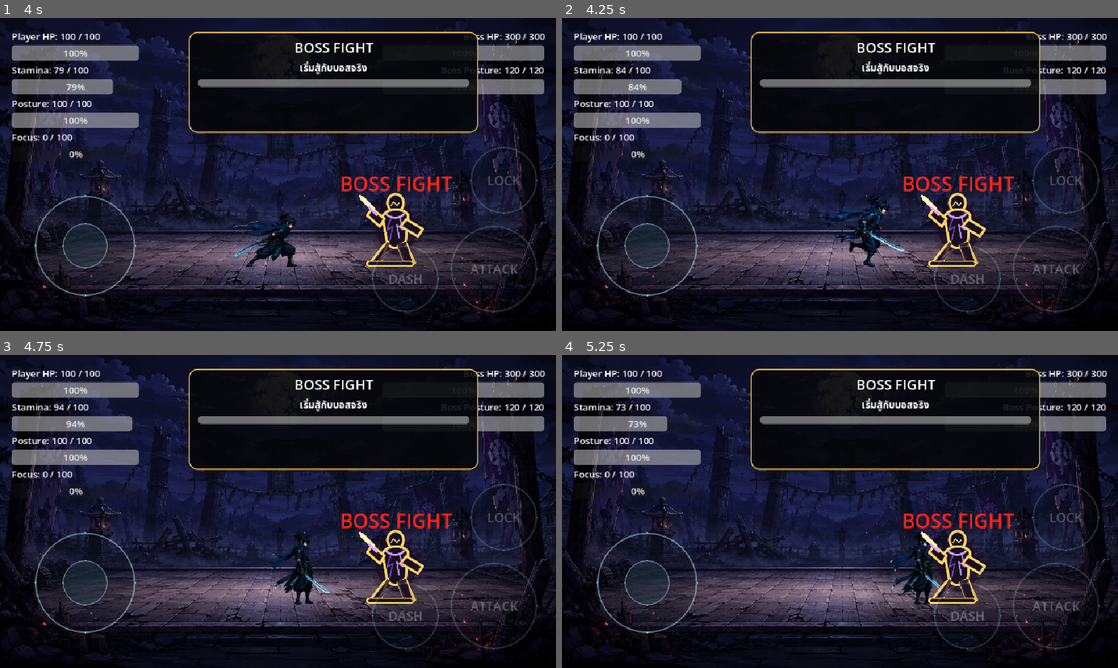
Above: before the commit, frames 1-4 (two rows, left to right).
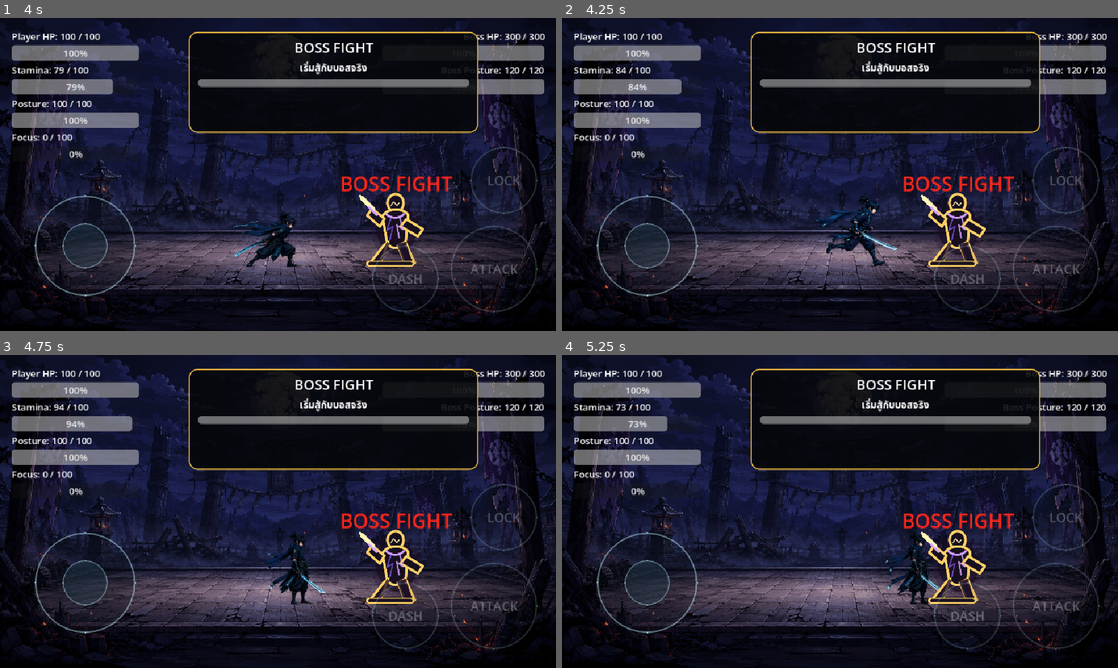
Above: after the commit, the same moments.

Repository: shanwinder/lastblade
Game: Godot game, scene res://scenes/main/BossBrokenMaster.tscn
Same seed, same stepped clock (60 frames per second), same inputs: the game is played once before the commit and once after it.
Inputs (mouse positions are in pixels of both pictures, inside the frame that each line leads up to):
- Up to frame 1 (4 s): click "START" at 0.5 s; click "SKIP" at 1.25 s; click "SKIP" at 2 s; click "ATTACK" at 2.75 s; tap Enter at 3.5 s; move the mouse to (400, 158) at 3.52 s; hold Right (ui_right) from 3.53 s (still down); tap A (attack) at 3.6 s; click (400, 158) at 3.67 s; tap S (dash) at 3.8 s
- Up to frame 2 (4.25 s): keep holding Right (ui_right)
- Up to frame 3 (4.75 s): release Right (ui_right) at 4.25 s; drag from (166, 527) to (328, 567) at 4.27 s
- Up to frame 4 (5.25 s): click "DASH" at 5 s

Frame 1 is identical in both runs. In frame 2, 1.1% of the frame differs, in the area x 45-62%, y 56-80%; in frame 3, 0.7%; in frame 4, 0.7%.

Commit message:
Implement 3-hit combo attack system
Add a 3-hit combo attack system with separate balance values for each hit (damage, stamina cost, active/recovery times). Features include input buffering, combo chaining window, and proper cancellation on grab, knockback, and posture break. Support unique animations and VFX for each combo step. The system is toggleable via combo_enabled export for easy rollback. Includes new attack_2 and attack_3 sprite frame sets.

Diff:
--- a/last-blade-trial/boss_grab_balance_manager.gd
+++ b/last-blade-trial/boss_grab_balance_manager.gd
@@ -502,6 +502,8 @@
 		return
 
 	player_was_physics_processing_before_grab = player.is_physics_processing()
+	if player.has_method("cancel_combo"):
+		player.call("cancel_combo", "grab")
 	player.set("is_attacking", false)
 	player.set("is_dashing", false)
 	player.set("is_parrying", false)
--- a/last-blade-trial/player.gd
+++ b/last-blade-trial/player.gd
@@ -50,6 +50,26 @@
 # Stamina ที่ใช้เมื่อโจมตีหนึ่งครั้ง
 @export var attack_stamina_cost: float = 18.0
 
+# เปิด/ปิดระบบ 3-hit combo เพื่อ rollback กลับเป็นโจมตีเดี่ยวเดิมได้ทันที
+@export var combo_enabled: bool = true
+
+# ค่าบาลานซ์ของแต่ละ hit ในคอมโบ
+@export var combo_hit_1_damage: int = 10
+@export var combo_hit_2_damage: int = 12
+@export var combo_hit_3_damage: int = 18
+@export var combo_hit_1_stamina_cost: float = 18.0
+@export var combo_hit_2_stamina_cost: float = 18.0
+@export var combo_hit_3_stamina_cost: float = 26.0
+@export var combo_hit_1_active_time: float = 0.17
+@export var combo_hit_2_active_time: float = 0.18
+@export var combo_hit_3_active_time: float = 0.22
+@export var combo_hit_1_recovery_time: float = 0.22
+@export var combo_hit_2_recovery_time: float = 0.28
+@export var combo_hit_3_recovery_time: float = 0.78
+@export var combo_chain_window: float = 0.35
+@export var combo_early_input_buffer_time: float = 0.12
+@export var combo_debug_print: bool = true
+
 # Stamina ที่ใช้เมื่อ Dash หนึ่งครั้ง
 @export var dash_stamina_cost: float = 30.0
 
@@ -305,6 +325,16 @@
 # ใช้เก็บรายชื่อเป้าหมายที่โดนโจมตีไปแล้วในการฟันครั้งนี้
 # ป้องกันไม่ให้เป้าหมายตัวเดิมโดนดาเมจซ้ำจากการโจมตีครั้งเดียว
 var hit_targets: Array = []
+
+# สถานะของระบบ 3-hit combo
+var combo_step: int = 0
+var queued_combo_step: int = 0
+var combo_input_buffered: bool = false
+var combo_input_window_open: bool = false
+var is_combo_recovering: bool = false
+var combo_sequence_id: int = 0
+var current_combo_step_for_damage: int = 0
+var last_combo_input_msec: int = -999999
 
 # ใช้เช็กว่าเคยแจ้งเตือน Focus เต็มแล้วหรือยัง
 # ป้องกันไม่ให้ print ซ้ำทุกครั้งที่ Focus เปลี่ยน
@@ -473,8 +503,9 @@
 	elif direction != 0.0 and not is_attacking:
 		set_facing_direction(axis_direction)
 
-	# ถ้ากดปุ่ม attack และตอนนี้ไม่ได้ทำ action อื่น ให้โจมตี
-	if Input.is_action_just_pressed("attack") and not is_attacking and not is_dashing and not is_posture_broken:
+	# ถ้ากดปุ่ม attack ให้ส่งเข้า entry point ของระบบโจมตี
+	# ตอนว่างจะเริ่ม Hit 1 ส่วนตอนกำลังโจมตีจะพยายาม queue hit ถัดไปใน combo window
+	if Input.is_action_just_pressed("attack") and not is_dashing and not is_posture_broken:
 		attack()
 
 	# ถ้ากดปุ่ม dash และตอนนี้ไม่ได้ทำ action อื่น ให้ Dash
@@ -829,6 +860,7 @@
 	if is_posture_broken or is_dead:
 		return
 
+	cancel_combo("posture_break")
 	is_posture_broken = true
 	is_attacking = false
 	is_dashing = false
@@ -878,6 +910,15 @@
 
 
 func attack() -> void:
+	# entry point เดียวสำหรับระบบโจมตี เพื่อให้ปุ่มเดิมใช้ได้ทั้งโจมตีเดี่ยวและคอมโบ
+	if combo_enabled:
+		try_attack_input()
+		return
+
+	perform_legacy_attack()
+
+
+func perform_legacy_attack() -> void:
 	# ถ้า Stamina ไม่พอ ห้ามโจมตี และแจ้งบนจอทันที
 	if current_stamina < attack_stamina_cost:
 		print("Not enough stamina to attack. Stamina =", int(current_stamina))
@@ -914,6 +955,255 @@
 	is_attacking = false
 	if is_target_locked:
 		update_facing_to_locked_target()
+
+
+func try_attack_input() -> void:
+	# รับ input โจมตีจากทั้ง keyboard และ touch แล้วเลือกว่าจะเริ่มหรือ queue คอมโบ
+	if is_dead or is_dashing or is_posture_broken or is_knocked_back:
+		return
+
+	if is_attacking:
+		queue_next_combo_hit()
+		return
+
+	start_combo()
+
+
+func start_combo() -> void:
+	# เริ่มคอมโบจาก Hit 1 เมื่อ Player ว่างและมี stamina พอ
+	if current_stamina < get_combo_stamina_cost(1):
+		print("Not enough stamina to start combo. Stamina =", int(current_stamina))
+		show_stamina_insufficient_feedback()
+		return
+
+	combo_sequence_id += 1
+	combo_step = 0
+	queued_combo_step = 0
+	combo_input_buffered = false
+	combo_input_window_open = false
+	is_combo_recovering = false
+	current_combo_step_for_damage = 0
+
+	perform_combo_sequence(combo_sequence_id)
+
+
+func queue_next_combo_hit() -> void:
+	# Hit 3 ไม่มีท่าถัดไป และไม่รับ cancel ผ่านปุ่มโจมตี
+	if combo_step >= 3:
+		return
+
+	var next_step := combo_step + 1
+	if next_step < 2 or next_step > 3:
+		return
+
+	last_combo_input_msec = Time.get_ticks_msec()
+
+	if combo_input_window_open:
+		queued_combo_step = next_step
+		combo_input_buffered = false
+		if combo_debug_print:
+			print("Combo queued Hit", next_step)
+		return
+
+	# กดเร็วเกิน window ให้ buffer สั้น ๆ เพื่อให้ touch/mobile ไม่แข็งเกินไป
+	combo_input_buffered = true
+	if combo_debug_print:
+		print("Combo input buffered for Hit", next_step)
+
+
+func perform_combo_sequence(sequence_id: int) -> void:
+	var next_step := 1
+	while next_step >= 1 and next_step <= 3:
+		var performed_step: int = next_step
+		next_step = await perform_combo_hit(performed_step, sequence_id)
+		if not is_combo_sequence_current(sequence_id):
+			return
+
+	finish_combo(sequence_id)
+
+
+func perform_combo_hit(step: int, sequence_id: int) -> int:
+	if not can_continue_combo_sequence(sequence_id):
+		return 0
+
+	var stamina_cost := get_combo_stamina_cost(step)
+	if current_stamina < stamina_cost:
+		print("Not enough stamina for combo Hit", step, ". Stamina =", int(current_stamina))
+		show_stamina_insufficient_feedback()
+		return 0
+
+	current_stamina -= stamina_cost
+	emit_stats()
+
+	is_attacking = true
+	is_combo_recovering = false
+	combo_input_window_open = false
+	combo_input_buffered = false
+	queued_combo_step = 0
+	combo_step = step
+	current_combo_step_for_damage = step
+	hit_targets.clear()
+
+	if combo_debug_print:
+		print("Player Combo Hit", step, "Damage =", get_combo_damage(step), "Stamina left =", int(current_stamina))
+
+	attack_shape.disabled = false
+
+	await get_tree().create_timer(get_combo_active_time(step)).timeout
+	if not is_combo_sequence_current(sequence_id):
+		return 0
+
+	attack_shape.disabled = true
+	is_combo_recovering = true
+
+	var next_step := await wait_for_combo_recovery_or_chain(step, sequence_id)
+	return next_step
+
+
+func wait_for_combo_recovery_or_chain(step: int, sequence_id: int) -> int:
+	if not is_combo_sequence_current(sequence_id):
+		return 0
+
+	var recovery_time := get_combo_recovery_time(step)
+	var chain_time := 0.0
+	if step < 3:
+		chain_time = combo_chain_window
+		combo_input_window_open = true
+		consume_buffered_combo_input_if_valid(step)
+
+	var wait_time: float = maxf(recovery_time, chain_time)
+	if wait_time > 0.0:
+		await get_tree().create_timer(wait_time).timeout
+
+	if not is_combo_sequence_current(sequence_id):
+		return 0
+
+	combo_input_window_open = false
+	is_combo_recovering = false
+
+	if queued_combo_step == step + 1 and queued_combo_step <= 3:
+		return queued_combo_step
+
+	return 0
+
+
+func consume_buffered_combo_input_if_valid(step: int) -> void:
+	if not combo_input_buffered:
+		return
+
+	var elapsed := float(Time.get_ticks_msec() - last_combo_input_msec) / 1000.0
+	if elapsed <= combo_early_input_buffer_time:
+		queued_combo_step = step + 1
+		if combo_debug_print:
+			print("Combo buffered input consumed for Hit", queued_combo_step)
+
+	combo_input_buffered = false
+
+
+func finish_combo(sequence_id: int) -> void:
+	if not is_combo_sequence_current(sequence_id):
+		return
+
+	is_attacking = false
+	is_combo_recovering = false
+	combo_input_window_open = false
+	combo_input_buffered = false
+	queued_combo_step = 0
+	combo_step = 0
+	current_combo_step_for_damage = 0
+	hit_targets.clear()
+	attack_shape.set_deferred("disabled", true)
+
+	if is_target_locked:
+		update_facing_to_locked_target()
+
+
+func cancel_combo(reason: String = "") -> void:
+	# ใช้ตอนตาย โดนตี posture broken หรือถูก grab เพื่อยกเลิก coroutine เดิมไม่ให้ปลุก hitbox กลับมา
+	if combo_step == 0 and not is_attacking and not combo_input_window_open:
+		return
+
+	combo_sequence_id += 1
+	is_attacking = false
+	is_combo_recovering = false
+	combo_input_window_open = false
+	combo_input_buffered = false
+	queued_combo_step = 0
+	combo_step = 0
+	current_combo_step_for_damage = 0
+	hit_targets.clear()
+	attack_shape.set_deferred("disabled", true)
+
+	if combo_debug_print and reason != "":
+		print("Combo cancelled:", reason)
+
+
+func is_combo_sequence_current(sequence_id: int) -> bool:
+	if not can_continue_combo_sequence(sequence_id):
+		return false
+
+	if combo_step <= 0:
+		return false
+
+	return true
+
+
+func can_continue_combo_sequence(sequence_id: int) -> bool:
+	if sequence_id != combo_sequence_id:
+		return false
+
+	if is_dead or is_dashing or is_posture_broken or is_knocked_back:
+		return false
+
+	return true
+
+
+func get_combo_damage(step: int) -> int:
+	match step:
+		1:
+			return combo_hit_1_damage
+		2:
+			return combo_hit_2_damage
+		3:
+			return combo_hit_3_damage
+		_:
+			return attack_damage
+
+
+func get_combo_stamina_cost(step: int) -> float:
+	match step:
+		1:
+			return combo_hit_1_stamina_cost
+		2:
+			return combo_hit_2_stamina_cost
+		3:
+			return combo_hit_3_stamina_cost
+		_:
+			return attack_stamina_cost
+
+
+func get_combo_active_time(step: int) -> float:
+	match step:
+		1:
+			return combo_hit_1_active_time
+		2:
+			return combo_hit_2_active_time
+		3:
+			return combo_hit_3_active_time
+		_:
+			return attack_active_time
+
+
+func get_combo_recovery_time(step: int) -> float:
+	match step:
+		1:
+			return combo_hit_1_recovery_time
+		2:
+			return combo_hit_2_recovery_time
+		3:
+			return combo_hit_3_recovery_time
+		_:
+			return attack_recovery_time
 
 
 func start_dash_collision_mode() -> void:
@@ -1221,8 +1511,12 @@
 
 		return
 
-	# ถ้าเงื่อนไขไม่ครบ ให้โจมตีปกติ
-	target.take_damage(attack_damage)
+	# ถ้าเงื่อนไขไม่ครบ ให้โจมตีปกติ โดยเลือก damage ตาม hit ปัจจุบัน
+	var damage_amount := attack_damage
+	if combo_enabled and current_combo_step_for_damage > 0:
+		damage_amount = get_combo_damage(current_combo_step_for_damage)
+
+	target.take_damage(damage_amount)
 
 
 func take_damage(amount: int) -> void:
@@ -1291,6 +1585,8 @@
 	if is_dead:
 		return
 
+	cancel_combo("knockback")
+
 	var source := find_knockback_source()
 
 	# ถ้าไม่มีแหล่งดาเมจแล้ว ไม่ต้องทำ Knockback
@@ -1388,6 +1684,8 @@
 	# ถ้าตายไปแล้ว ไม่ต้องทำซ้ำ
 	if is_dead:
 		return
+
+	cancel_combo("death")
 
 	# ตั้งสถานะว่าตายแล้ว
 	is_dead = true
--- a/last-blade-trial/player_animated_idle_visual_manager.gd
+++ b/last-blade-trial/player_animated_idle_visual_manager.gd
@@ -33,6 +33,16 @@
 
 # โฟลเดอร์ที่เก็บ frame โจมตีแบบ .png เรียงตามชื่อไฟล์
 @export var attack_frames_folder: String = "res://assets/sprites/player/nameless_blade/frames/attack_1"
+
+# ชื่อ animation โจมตีแยกตาม combo hit
+@export var attack_1_animation_name: StringName = &"attack_1"
+@export var attack_2_animation_name: StringName = &"attack_2"
+@export var attack_3_animation_name: StringName = &"attack_3"
+
+# โฟลเดอร์ frame โจมตีแยกตาม combo hit
+@export var attack_1_frames_folder: String = "res://assets/sprites/player/nameless_blade/frames/attack_1"
+@export var attack_2_frames_folder: String = "res://assets/sprites/player/nameless_blade/frames/attack_2"
+@export var attack_3_frames_folder: String = "res://assets/sprites/player/nameless_blade/frames/attack_3"
 
 # เปิด/ปิดการโหลดและใช้ animation โจมตีจากโฟลเดอร์ attack_1
 @export var attack_animation_enabled: bool = true
@@ -126,7 +136,7 @@
 
 
 func load_attack_animation_if_needed() -> void:
-	# โหลดเฉพาะไฟล์ .png ที่เป็น frame จริงใน attack_frames_folder แล้วสร้าง animation attack_1 ให้อัตโนมัติ
+	# โหลดเฉพาะไฟล์ .png ที่เป็น frame จริง แล้วสร้าง animation attack_1/2/3 ให้อัตโนมัติ
 	# วิธีนี้ไม่ผูกกับชื่อไฟล์ frame ขอแค่ตั้งชื่อเรียงลำดับ เช่น 0001, 0002, 0003
 	if not attack_animation_enabled:
 		return
@@ -137,10 +147,16 @@
 	if animated_sprite.sprite_frames == null:
 		return
 
-	var directory := DirAccess.open(attack_frames_folder)
+	load_attack_animation_from_folder(attack_1_animation_name, get_attack_frames_folder_for_step(1), true)
+	load_attack_animation_from_folder(attack_2_animation_name, get_attack_frames_folder_for_step(2), false)
+	load_attack_animation_from_folder(attack_3_animation_name, get_attack_frames_folder_for_step(3), false)
+
+
+func load_attack_animation_from_folder(animation_name: StringName, frames_folder: String, is_required: bool) -> void:
+	var directory := DirAccess.open(frames_folder)
 	if directory == null:
-		if debug_print_visual:
-			print("Attack animation folder not found: ", attack_frames_folder)
+		if debug_print_visual and is_required:
+			print("Attack animation folder not found: ", frames_folder)
 		return
 
 	var frame_files: Array[String] = []
@@ -157,24 +173,24 @@
 	frame_files.sort()
 	if frame_files.is_empty():
 		if debug_print_visual:
-			print("Attack animation folder has no .png frames: ", attack_frames_folder)
+			print("Attack animation folder has no .png frames: ", frames_folder)
 		return
 
 	var sprite_frames := animated_sprite.sprite_frames
-	if sprite_frames.has_animation(attack_animation_name):
-		sprite_frames.remove_animation(attack_animation_name)
-	sprite_frames.add_animation(attack_animation_name)
-	sprite_frames.set_animation_speed(attack_animation_name, attack_animation_speed)
-	sprite_frames.set_animation_loop(attack_animation_name, attack_animation_loop)
+	if sprite_frames.has_animation(animation_name):
+		sprite_frames.remove_animation(animation_name)
+	sprite_frames.add_animation(animation_name)
+	sprite_frames.set_animation_speed(animation_name, attack_animation_speed)
+	sprite_frames.set_animation_loop(animation_name, attack_animation_loop)
 
 	for frame_file in frame_files:
-		var texture_path := attack_frames_folder.path_join(frame_file)
-		var texture := load(texture_path)
-		if texture is Texture2D:
-			sprite_frames.add_frame(attack_animation_name, texture)
+		var texture_path := frames_folder.path_join(frame_file)
+		var texture := load_frame_texture(texture_path)
+		if texture != null:
+			sprite_frames.add_frame(animation_name, texture)
 
 	if debug_print_visual:
-		print("Loaded attack animation frames: ", sprite_frames.get_frame_count(attack_animation_name), " from ", attack_frames_folder)
+		print("Loaded attack animation frames: ", sprite_frames.get_frame_count(animation_name), " from ", frames_folder)
 
 
 func is_valid_attack_frame_file(file_name: String) -> bool:
@@ -190,6 +206,23 @@
 	return true
 
 
+func load_frame_texture(texture_path: String) -> Texture2D:
+	# ใช้ ResourceLoader ก่อนสำหรับ asset ที่ import แล้ว และ fallback เป็น Image.load สำหรับไฟล์ใหม่/placeholder
+	if ResourceLoader.exists(texture_path):
+		var imported_texture := load(texture_path)
+		if imported_texture is Texture2D:
+			return imported_texture
+
+	var image := Image.new()
+	var error := image.load(texture_path)
+	if error != OK:
+		if debug_print_visual:
+			print("Failed to load attack frame texture: ", texture_path)
+		return null
+
+	return ImageTexture.create_from_image(image)
+
+
 func process_visual_sync() -> void:
 	# ถ้าปิดระบบไว้ ไม่ต้องทำอะไร
 	if not animated_idle_enabled:
@@ -227,8 +260,8 @@
 	if invert_back_animation_flip and target_animation == back_animation_name:
 		target_flip_h = not target_flip_h
 
-	# เฉพาะท่า attack_1 ให้สลับได้ เพราะ asset โจมตีอาจสร้างมาคนละทิศกับ idle
-	if invert_attack_animation_flip and target_animation == attack_animation_name:
+	# เฉพาะท่าโจมตีให้สลับได้ เพราะ asset โจมตีอาจสร้างมาคนละทิศกับ idle
+	if invert_attack_animation_flip and is_attack_animation_name(target_animation):
 		target_flip_h = not target_flip_h
 
 	animated_sprite.flip_h = target_flip_h
@@ -252,9 +285,9 @@
 	if get_bool_value(player, "is_dashing"):
 		return idle_animation_name
 
-	# เมื่อ Player อยู่ในช่วงโจมตี ให้ใช้ animation attack_1 จากโฟลเดอร์ใหม่
+	# เมื่อ Player อยู่ในช่วงโจมตี ให้ใช้ animation ตาม combo_step และ fallback เป็น attack_1 ถ้า asset ยังไม่ครบ
 	if attack_animation_enabled and get_bool_value(player, "is_attacking"):
-		return attack_animation_name
+		return get_attack_animation_for_current_combo_step()
 
 	if get_bool_value(player, "is_attacking"):
 		return idle_animation_name
@@ -324,8 +357,77 @@
 	if not animated_sprite.is_playing():
 		# ท่าโจมตีเป็น non-loop action ถ้าจบแล้วให้ค้างเฟรมท้ายจน player.gd ปิด is_attacking
 		# เพื่อไม่ให้ animation โจมตี replay ซ้ำระหว่าง attack recovery
-		if animation_name != attack_animation_name:
+		if not is_attack_animation_name(animation_name):
 			animated_sprite.play(animation_name)
+
+
+func get_attack_frames_folder_for_step(step: int) -> String:
+	match step:
+		1:
+			if attack_1_frames_folder != "":
+				return attack_1_frames_folder
+			return attack_frames_folder
+		2:
+			return attack_2_frames_folder
+		3:
+			return attack_3_frames_folder
+		_:
+			return attack_frames_folder
+
+
+func get_attack_animation_for_current_combo_step() -> StringName:
+	var step := get_int_value(player, "combo_step", 1)
+	var animation_name := get_attack_animation_name_for_step(step)
+
+	if has_animation(animation_name):
+		return animation_name
+
+	if has_animation(attack_1_animation_name):
+		return attack_1_animation_name
+
+	if has_animation(attack_animation_name):
+		return attack_animation_name
+
+	return idle_animation_name
+
+
+func get_attack_animation_name_for_step(step: int) -> StringName:
+	match step:
+		1:
+			return attack_1_animation_name
+		2:
+			return attack_2_animation_name
+		3:
+			return attack_3_animation_name
+		_:
+			return attack_1_animation_name
+
+
+func is_attack_animation_name(animation_name: StringName) -> bool:
+	return (
+		animation_name == attack_animation_name
+		or animation_name == attack_1_animation_name
+		or animation_name == attack_2_animation_name
+		or animation_name == attack_3_animation_name
+	)
+
+
+func has_animation(animation_name: StringName) -> bool:
+	if not is_instance_valid(animated_sprite):
+		return false
+
+	if animated_sprite.sprite_frames == null:
+		return false
+
+	return animated_sprite.sprite_frames.has_animation(animation_name)
+
+
+func get_int_value(target: Node, property_name: String, fallback: int) -> int:
+	var value = target.get(property_name)
+	if value == null:
+		return fallback
+
+	return int(value)
 
 
 func get_bool_value(target: Node, property_name: String) -> bool:
--- a/last-blade-trial/player_attack_vfx_manager.gd
+++ b/last-blade-trial/player_attack_vfx_manager.gd
@@ -52,6 +52,9 @@
 # จำสถานะโจมตี frame ก่อน เพื่อจับจังหวะเริ่มโจมตีเพียงครั้งเดียว
 var was_attacking: bool = false
 
+# จำ combo step ล่าสุด เพื่อให้ Hit 2/3 มี VFX แม้ is_attacking ยังเป็น true ต่อเนื่อง
+var last_combo_step: int = 0
+
 
 func _ready() -> void:
 	# หา Player หลัง scene setup เสร็จ เพื่อกันกรณี node ยังไม่พร้อม
@@ -70,12 +73,14 @@
 
 	# อ่านสถานะ is_attacking จาก player.gd แบบปลอดภัย
 	var is_attacking_now: bool = get_bool_value(player, "is_attacking")
-
-	# ถ้าเพิ่งเปลี่ยนจากไม่โจมตี -> โจมตี ให้แสดงเอฟเฟกต์ 1 ครั้ง
-	if is_attacking_now and not was_attacking:
+	var combo_step: int = get_int_value(player, "combo_step", 0)
+
+	# ถ้าเพิ่งเปลี่ยนจากไม่โจมตี -> โจมตี หรือ combo step เปลี่ยน ให้แสดงเอฟเฟกต์ 1 ครั้ง
+	if is_attacking_now and (not was_attacking or (combo_step > 0 and combo_step != last_combo_step)):
 		show_player_attack_vfx()
 
 	was_attacking = is_attacking_now
+	last_combo_step = combo_step
 
 
 func find_player() -> void:
@@ -187,3 +192,12 @@
 		return fallback
 
 	return float(value)
+
+
+func get_int_value(target: Node, property_name: String, fallback: int) -> int:
+	# อ่านค่า int จาก node แบบปลอดภัย เผื่อ property ไม่มีในอนาคต
+	var value = target.get(property_name)
+	if value == null:
+		return fallback
+
+	return int(value)
Binary file added: last-blade-trial/assets/sprites/player/nameless_blade/frames/attack_2/attack_2_0001.png
Not shown, added: last-blade-trial/assets/sprites/player/nameless_blade/frames/attack_2/attack_2_0001.png.import
Binary file added: last-blade-trial/assets/sprites/player/nameless_blade/frames/attack_2/attack_2_0002.png
Not shown, added: last-blade-trial/assets/sprites/player/nameless_blade/frames/attack_2/attack_2_0002.png.import
Binary file added: last-blade-trial/assets/sprites/player/nameless_blade/frames/attack_2/attack_2_0003.png
Not shown, added: last-blade-trial/assets/sprites/player/nameless_blade/frames/attack_2/attack_2_0003.png.import
Binary file added: last-blade-trial/assets/sprites/player/nameless_blade/frames/attack_2/attack_2_0004.png
Not shown, added: last-blade-trial/assets/sprites/player/nameless_blade/frames/attack_2/attack_2_0004.png.import
Binary file added: last-blade-trial/assets/sprites/player/nameless_blade/frames/attack_3/attack_3_0001.png
Not shown, added: last-blade-trial/assets/sprites/player/nameless_blade/frames/attack_3/attack_3_0001.png.import
Binary file added: last-blade-trial/assets/sprites/player/nameless_blade/frames/attack_3/attack_3_0002.png
Not shown, added: last-blade-trial/assets/sprites/player/nameless_blade/frames/attack_3/attack_3_0002.png.import
(and 4 more such lines)
